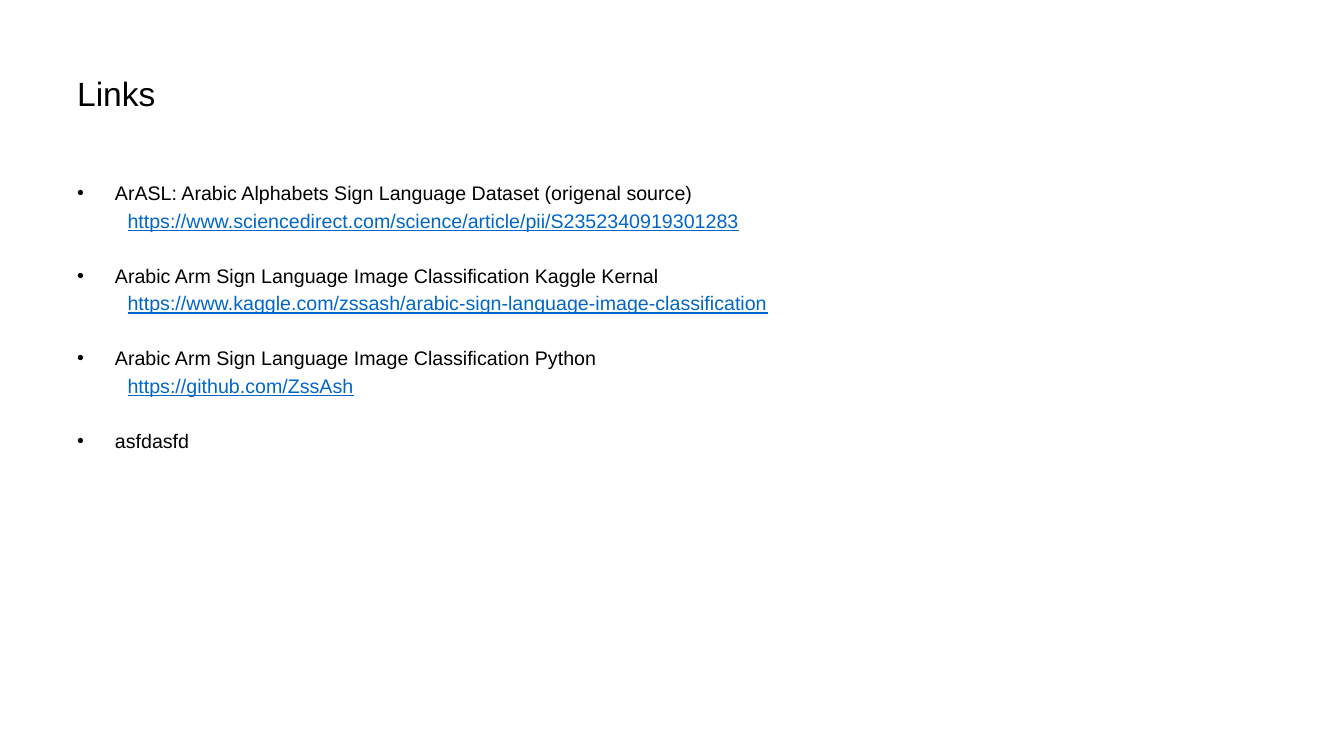
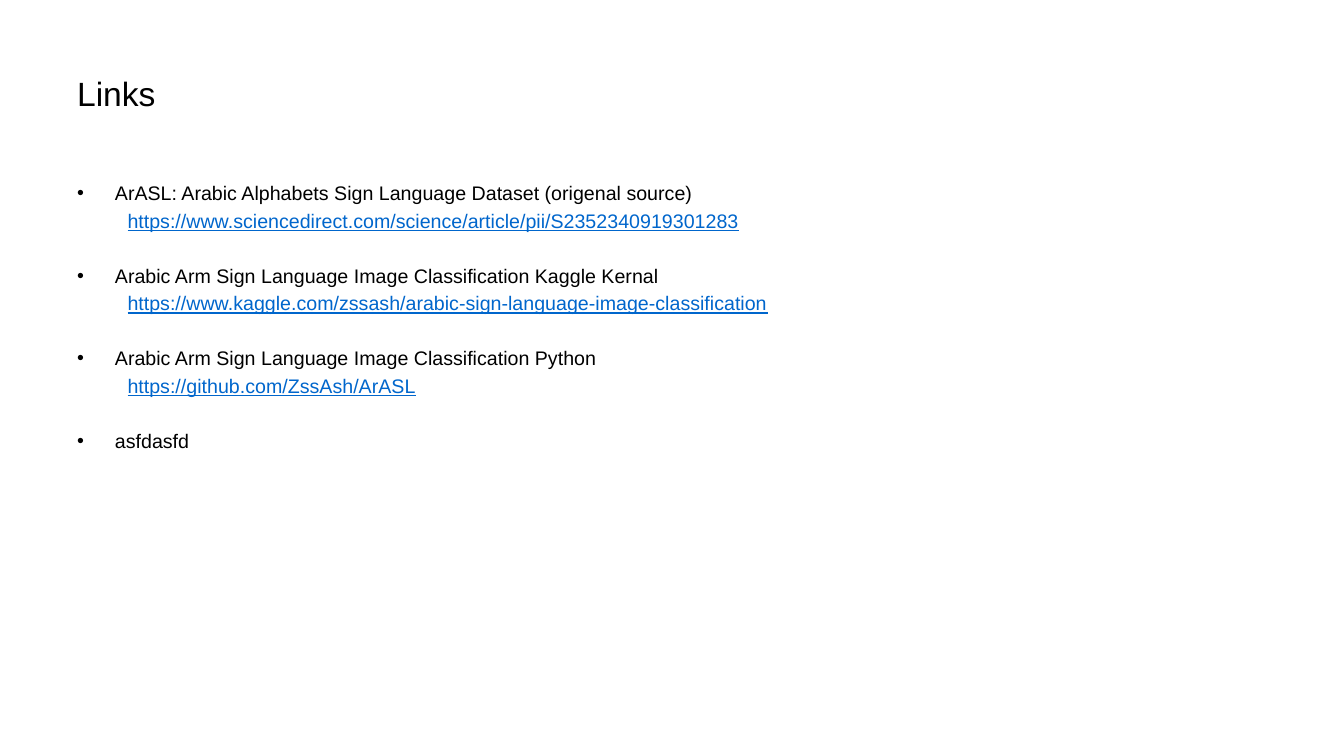
Before and after one commit to ZssAsh/ArASL, a slide deck: slide 10 of IBM Advanced Data Scince Capstone.pptx. Drawn at 1344x756 pixels with LibreOffice and Linux fonts; fonts in the diff are those of the drawing. Boxes give left, top, right and bottom in pixels: in the first picture for what was removed or moved away, otherwise in the second. Text is boxed around its words. In the diff, an @@ line names an element or a change of style, - is before the commit and + after.

Commit message:
Add files via upload
update github link

```diff
--- a/IBM Advanced Data Scince Capstone.pptx
+++ b/IBM Advanced Data Scince Capstone.pptx
@@ text at (x1=128, y1=378, x2=416, y2=397): text changed @@
-  https://github.com/ZssAsh
+  https://github.com/ZssAsh/ArASL
```
